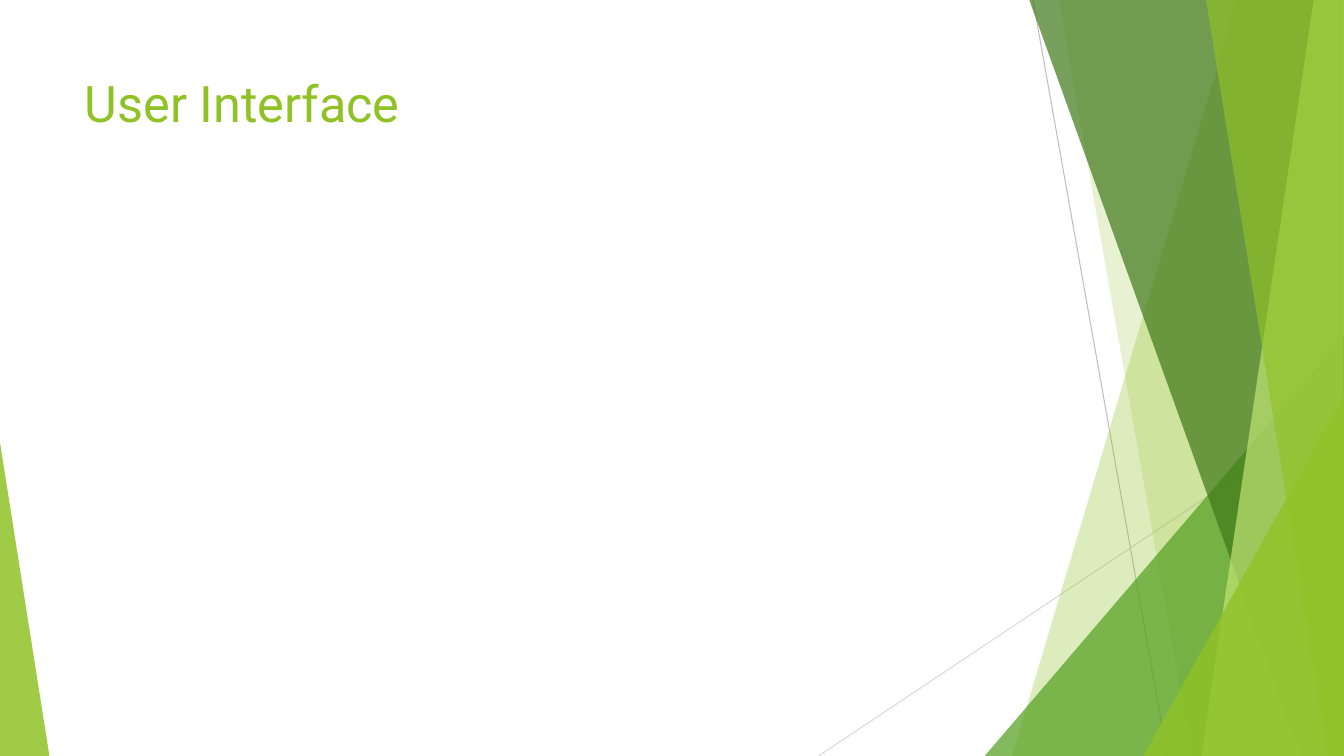
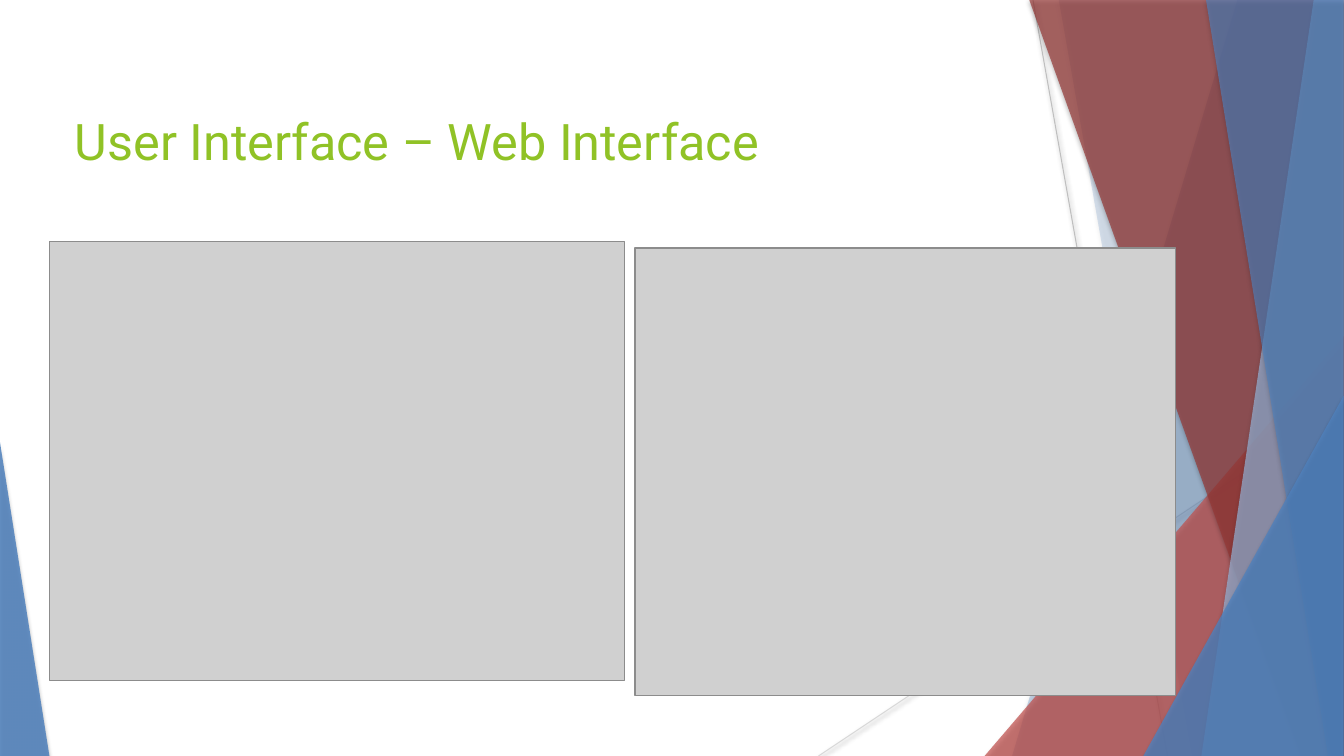
Before and after one commit to HodginAustin/Winter-Is-Coming, a slide deck: slide 6 of Documents/PresentationFall/Fall Presentation.pptx. Drawn at 1344x756 pixels with LibreOffice and Linux fonts; fonts in the diff are those of the drawing; grey boxes stand for pictures. Boxes give left, top, right and bottom in pixels: in the first picture for what was removed or moved away, otherwise in the second. Text is boxed around its words. In the diff, an @@ line names an element or a change of style, - is before the commit and + after.

```diff
--- a/Documents/PresentationFall/Fall Presentation.pptx
+++ b/Documents/PresentationFall/Fall Presentation.pptx
@@ freeform shape at box(1012, 0, 1344, 756): fill #90C226 at 30% opacity to #4F81BD at 30% opacity; shadow on @@
@@ freeform shape at box(1029, 0, 1344, 756): fill #3F7819 at 70% opacity to #953735 at 70% opacity; shadow on @@
@@ line (1033, 0) - (1168, 756): stroke #BFBFBF 0.75 pt to #BFBFBF 0.74 pt @@
@@ freeform shape at box(1059, 0, 1344, 756): fill #90C226 at 20% opacity to #4F81BD at 20% opacity; shadow on; outline redrawn @@
@@ freeform shape at box(1202, 0, 1344, 756): fill #C0E474 at 70% opacity to #95B3D7 at 70% opacity; shadow on @@
@@ freeform shape at box(1206, 0, 1344, 756): fill #90C226 at 65% opacity to #4F81BD at 65% opacity; shadow on @@
@@ text "User Interface – Web Interface" at box(75, 121, 759, 161): vertical alignment top to middle @@
@@ text at box(75, 121, 759, 161): text changed @@
-User Interface
+User Interface – Web Interface
@@ picture added at box(49, 242, 625, 681) @@
@@ picture added at box(635, 248, 1176, 696) @@
@@ triangle at box(985, 336, 1344, 756): fill #54A021 at 72% opacity to #C0504D at 72% opacity; shadow on @@
@@ line (1344, 406) - (819, 756): stroke #D9D9D9 0.75 pt to #D9D9D9 0.74 pt @@
@@ triangle at box(1143, 396, 1344, 756): fill #90C226 at 80% opacity to #4F81BD at 80% opacity; shadow on @@
@@ triangle at box(0, 443, 49, 756): fill #90C226 at 85% opacity to #4F81BD at 85% opacity; shadow on @@
```
Also in this commit, not shown: 6 other slides changed, 2 slides added, 2 slides removed, 1 other file.
